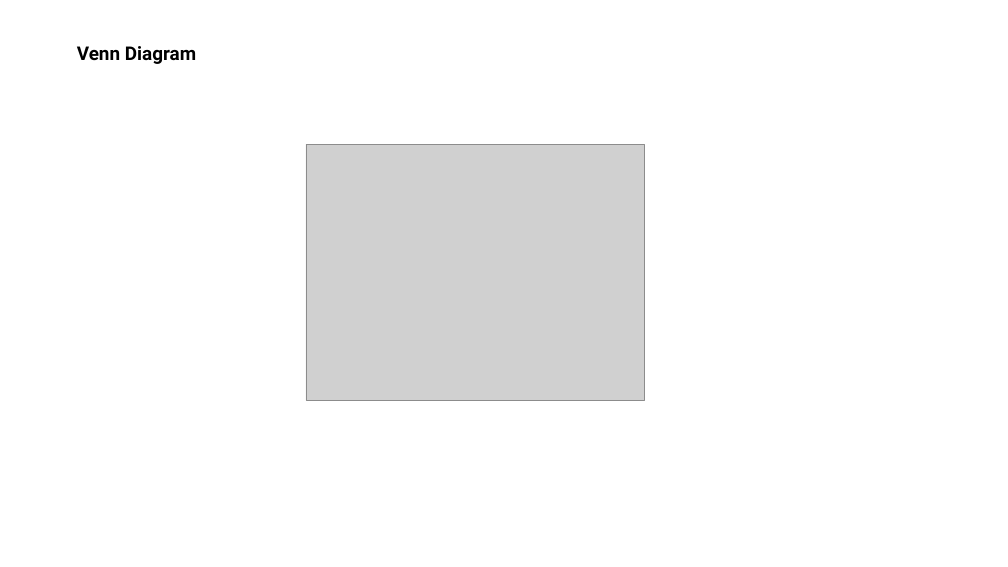
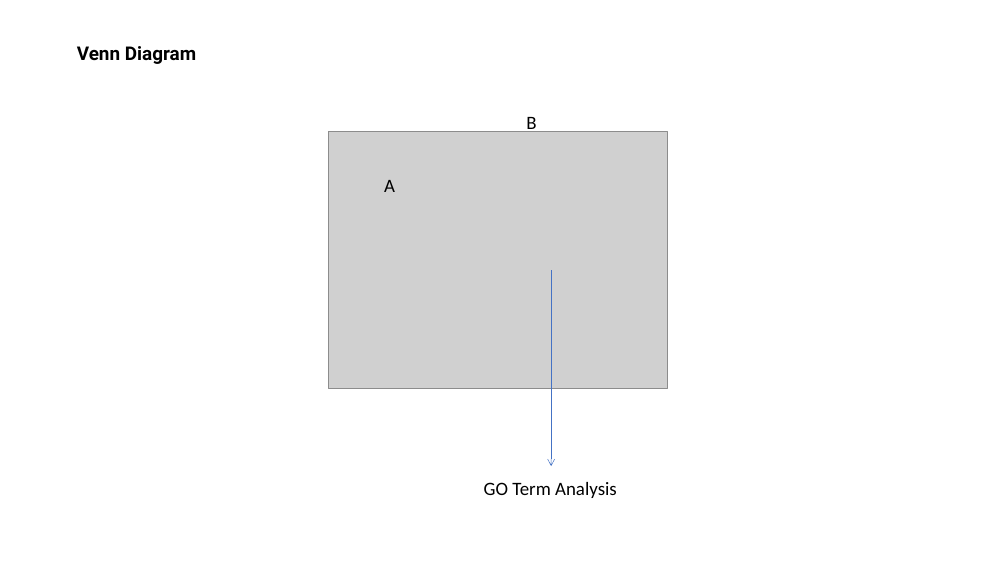
Before and after one commit to mikefeixu/RNA-Seq, a slide deck: slide 7 of Example of Plots.pptx. Drawn at 1008x567 pixels with LibreOffice and Linux fonts; fonts in the diff are those of the drawing; grey boxes stand for pictures. Boxes give left, top, right and bottom in pixels: in the first picture for what was removed or moved away, otherwise in the second. Text is boxed around its words. In the diff, an @@ line names an element or a change of style, - is before the commit and + after.

```diff
--- a/Example of Plots.pptx
+++ b/Example of Plots.pptx
@@ text added at (x1=526, y1=113, x2=536, y2=132), 18 pt, text #000000 @@
+B
@@ picture moved from (x1=306, y1=144, x2=645, y2=401) to (x1=329, y1=132, x2=668, y2=388) @@
@@ text added at (x1=384, y1=180, x2=395, y2=192), 18 pt, text #000000 @@
+A
@@ arrow added from (551, 271) to (551, 467), #4472C4 0.5 pt @@
@@ text added at (x1=484, y1=482, x2=617, y2=498), 18 pt, text #000000 @@
+GO Term Analysis
```
Also in this commit, not shown: 4 other slides changed, 2 slides added, 2 slides removed.
